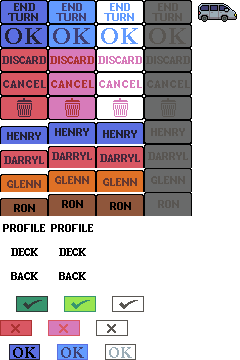
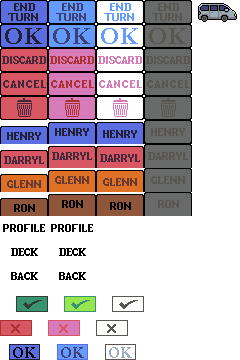
Before/after of a 240×360 layered artwork. What changed in the layer stack:
painted on "Background copy" over [76,3,179,11]
